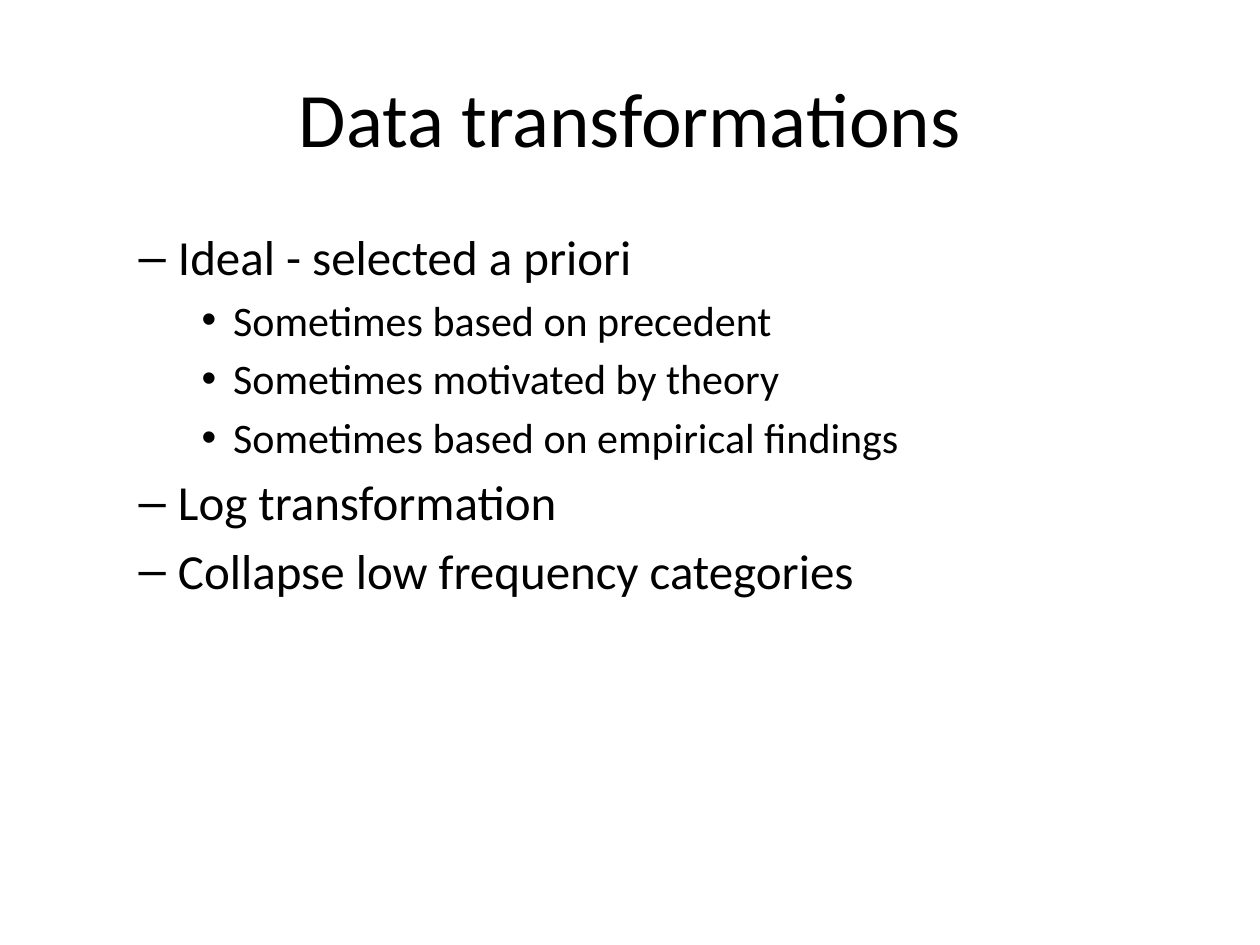
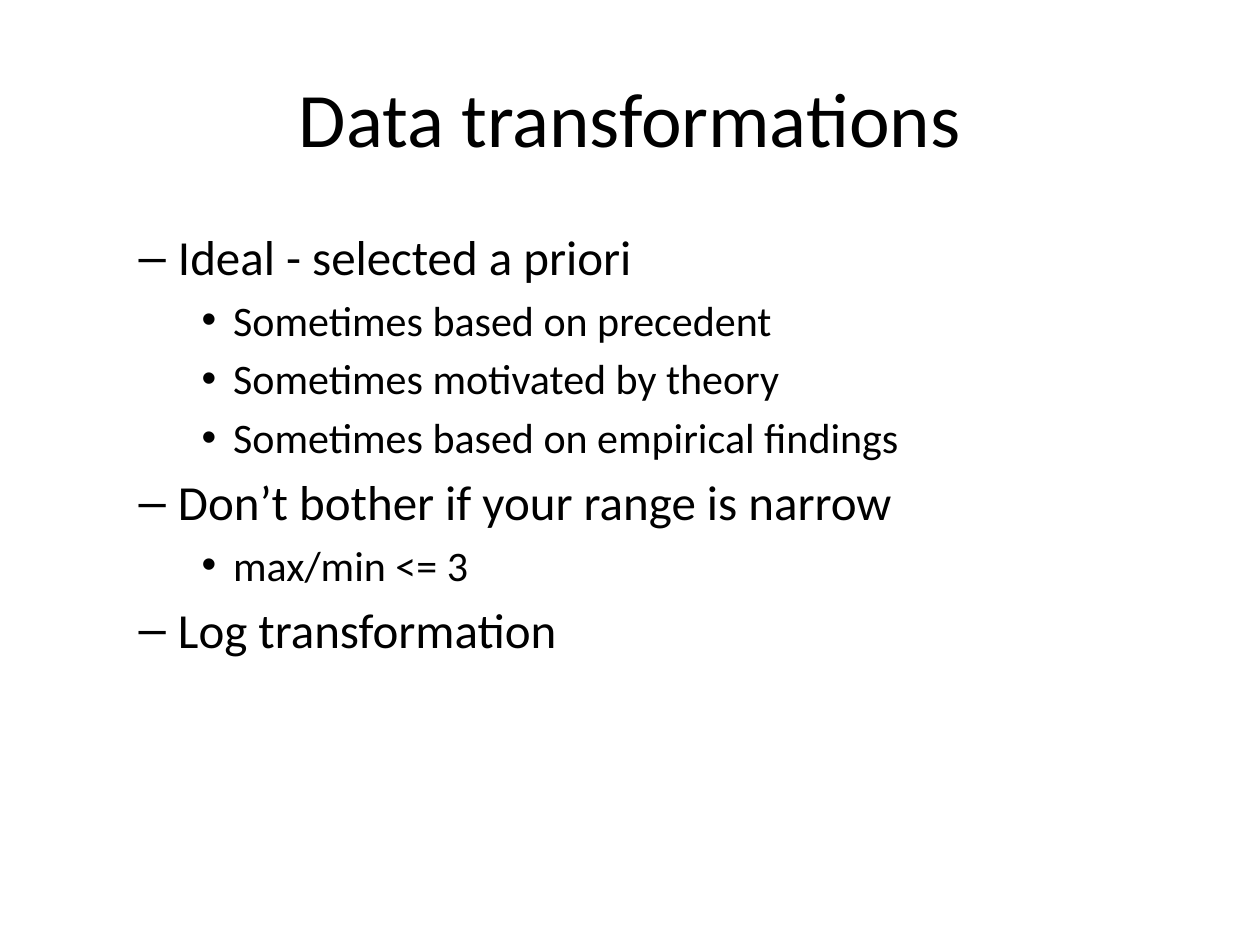
Before and after one commit to classes-medb/5510, a slide deck: slide 11 of src/video-13-statistical-models.pptx. Drawn at 1260x945 pixels with LibreOffice and Linux fonts; fonts in the diff are those of the drawing. Boxes give left, top, right and bottom in pixels: in the first picture for what was removed or moved away, otherwise in the second. Text is boxed around its words. In the diff, an @@ line names an element or a change of style, - is before the commit and + after.

Commit message:
Added log transformation to video 13

```diff
--- a/src/video-13-statistical-models.pptx
+++ b/src/video-13-statistical-models.pptx
@@ text at bbox=[178, 485, 891, 583]: paragraphs added @@
+  – Don’t bother if your range is narrow
+    • max/min <= 3
@@ text at bbox=[178, 555, 854, 598]: paragraph removed @@
-  – Collapse low frequency categories
```
Also in this commit, not shown: 3 other slides changed, 8 slides added, 8 other files.
